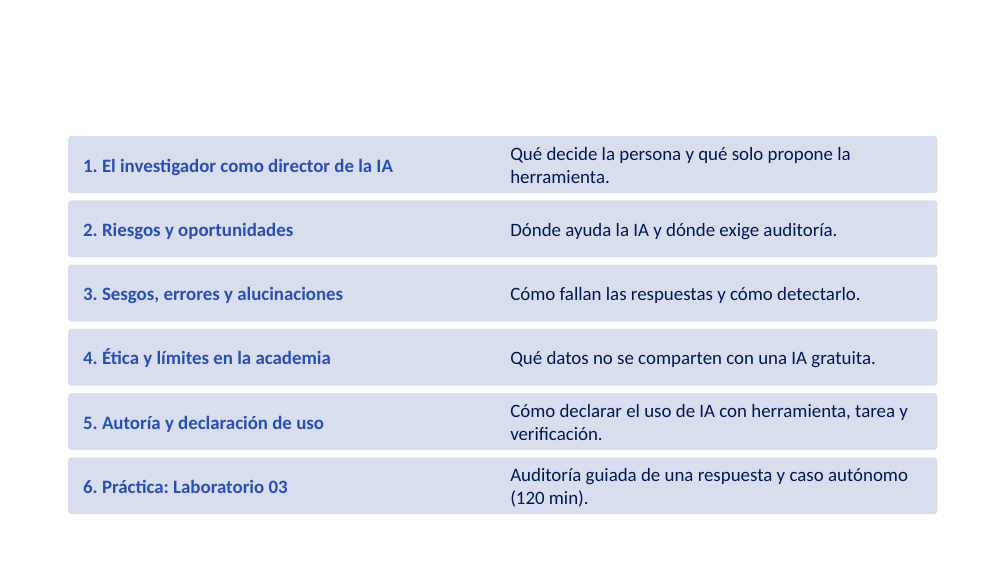
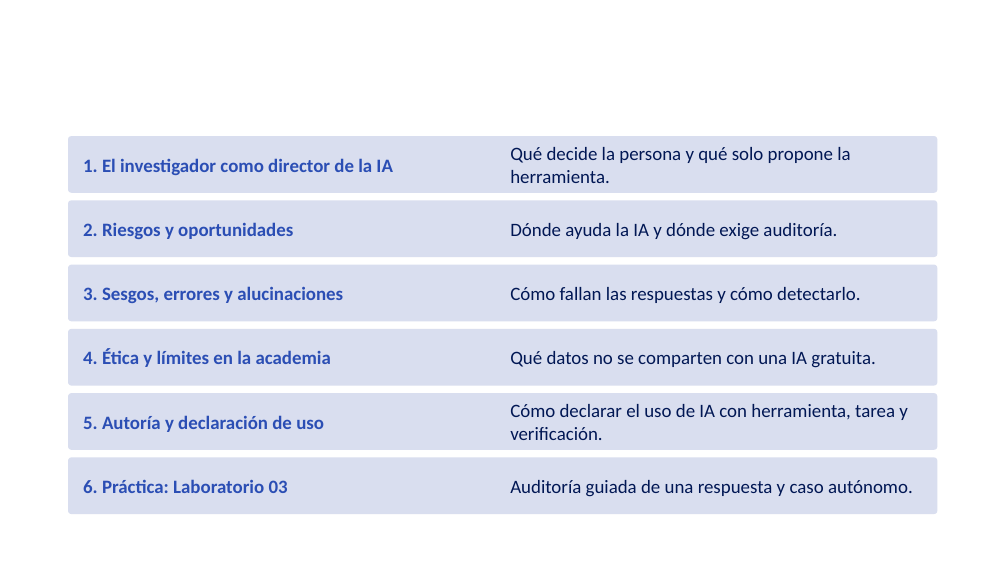
Before and after one commit to Rociosayan/analitica-empresarial-integrada, a slide deck: slide 4 of Sesion_03_mejorada.pptx. Drawn at 1008x567 pixels with LibreOffice and Linux fonts; fonts in the diff are those of the drawing; background and template pictures are left out. Boxes give left, top, right and bottom in pixels: in the first picture for what was removed or moved away, otherwise in the second. Text is boxed around its words. In the diff, an @@ line names an element or a change of style, - is before the commit and + after.

```diff
--- a/Sesion_03_mejorada.pptx
+++ b/Sesion_03_mejorada.pptx
@@ text at (x1=510, y1=480, x2=913, y2=497): text changed @@
-Auditoría guiada de una respuesta y caso autónomo (120 min).
+Auditoría guiada de una respuesta y caso autónomo.
```
Also in this commit, not shown: 1 other file.
